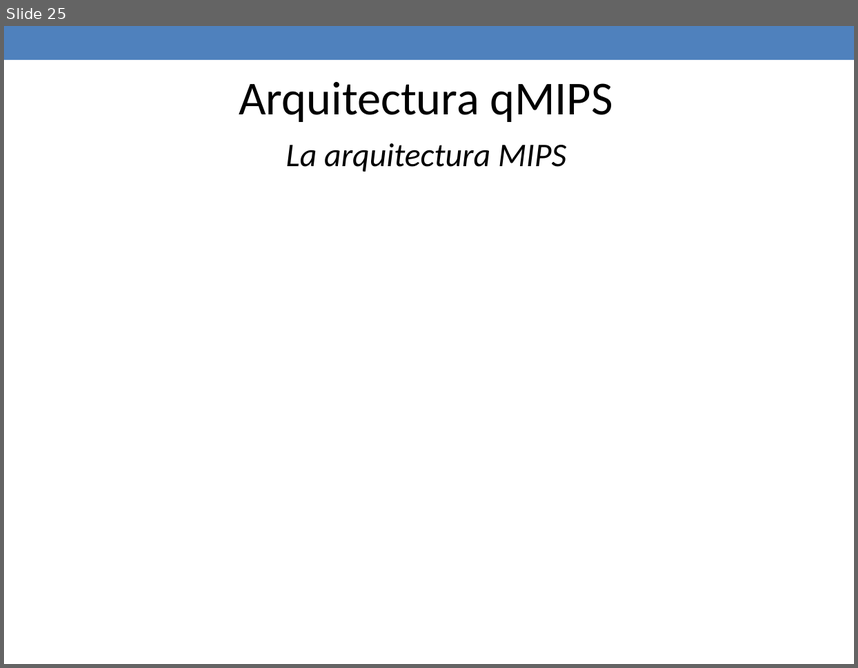
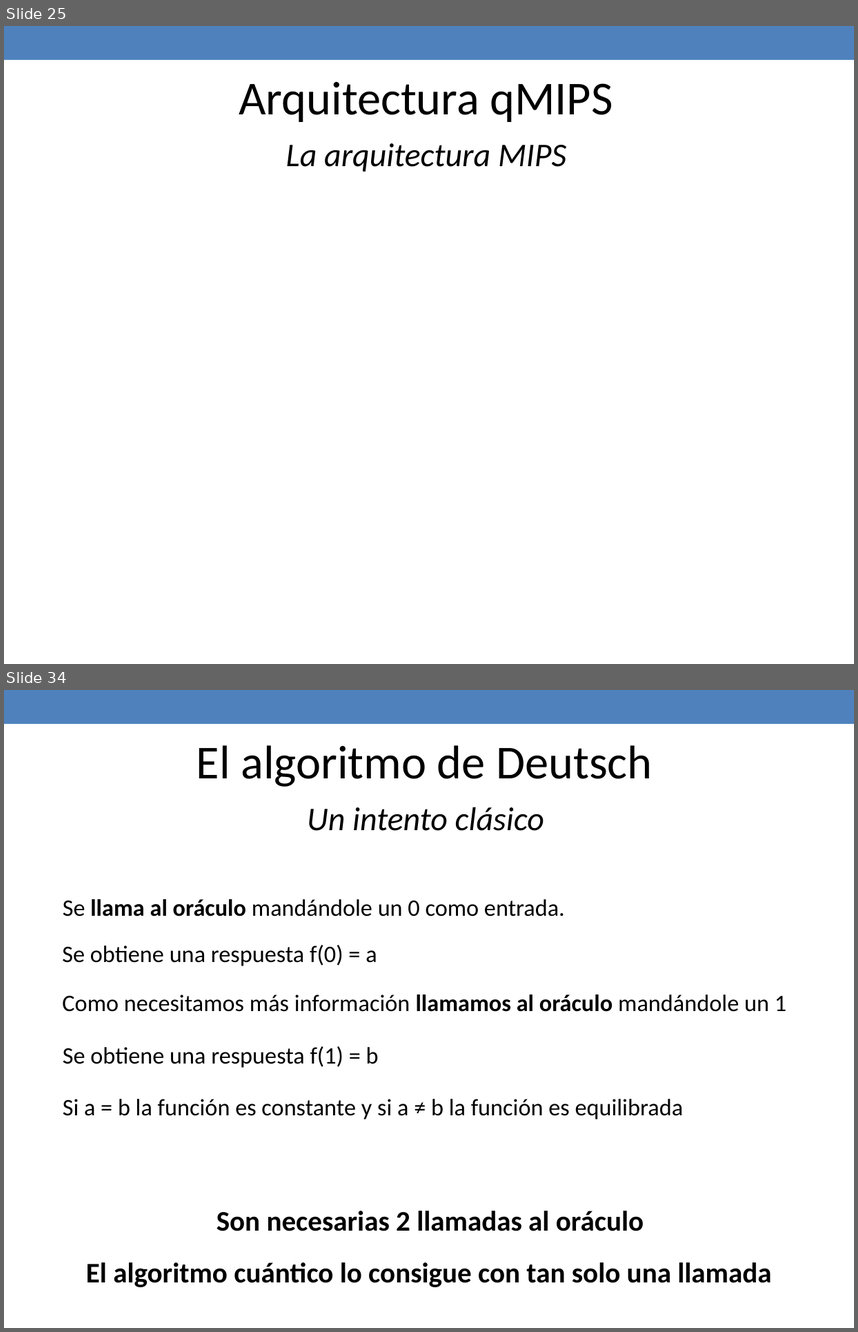
Before and after one commit to jaimecp89/qMIPS101, a slide deck: qMIPS/doc/Presentacion PFC.pptx. Shown one above the other, each under a label of ours: slide 25 before the commit, slides 25 and 34 after it; the slides between them are not shown. The pictures are 858x668 and 858x1332 pixels, drawn with LibreOffice and Linux fonts; fonts in the diff are those of the drawing. Boxes give left, top, right and bottom in pixels: in the first picture for what was removed or moved away, otherwise in the second. Text is boxed around its words. In the diff, an @@ line names an element or a change of style, - is before the commit and + after.

```diff
--- a/qMIPS/doc/Presentacion PFC.pptx
+++ b/qMIPS/doc/Presentacion PFC.pptx
@@ slide 34 added at (x1=4, y1=690, x2=854, y2=1328), background #FFFFFF; not listed: 1 template element that a slide beside it also shows @@
@@ text added at (x1=197, y1=745, x2=652, y2=787), 40 pt, text #000000 @@
+El algoritmo de Deutsch
@@ text added at (x1=307, y1=807, x2=544, y2=831), 28 pt, text #000000, italic @@
+Un intento clásico
@@ text added at (x1=63, y1=899, x2=565, y2=916), 20 pt, text #000000 @@
+Se llama al oráculo mandándole un 0 como entrada.
@@ text added at (x1=62, y1=945, x2=377, y2=966), 20 pt, text #000000 @@
+Se obtiene una respuesta f(0) = a
@@ text added at (x1=62, y1=994, x2=786, y2=1012), 20 pt, text #000000 @@
+Como necesitamos más información llamamos al oráculo mandándole un 1
@@ text added at (x1=63, y1=1046, x2=379, y2=1067), 20 pt, text #000000 @@
+Se obtiene una respuesta f(1) = b
@@ text added at (x1=63, y1=1098, x2=684, y2=1119), 20 pt, text #000000 @@
+Si a = b la función es constante y si a ≠ b la función es equilibrada
@@ text added at (x1=217, y1=1210, x2=644, y2=1231), 24 pt, text #000000, bold @@
+Son necesarias 2 llamadas al oráculo
@@ text added at (x1=86, y1=1262, x2=771, y2=1287), 24 pt, text #000000, bold @@
+El algoritmo cuántico lo consigue con tan solo una llamada
```
Also in this commit, not shown: 3 slides changed, 10 other slides added, 1 other file.
